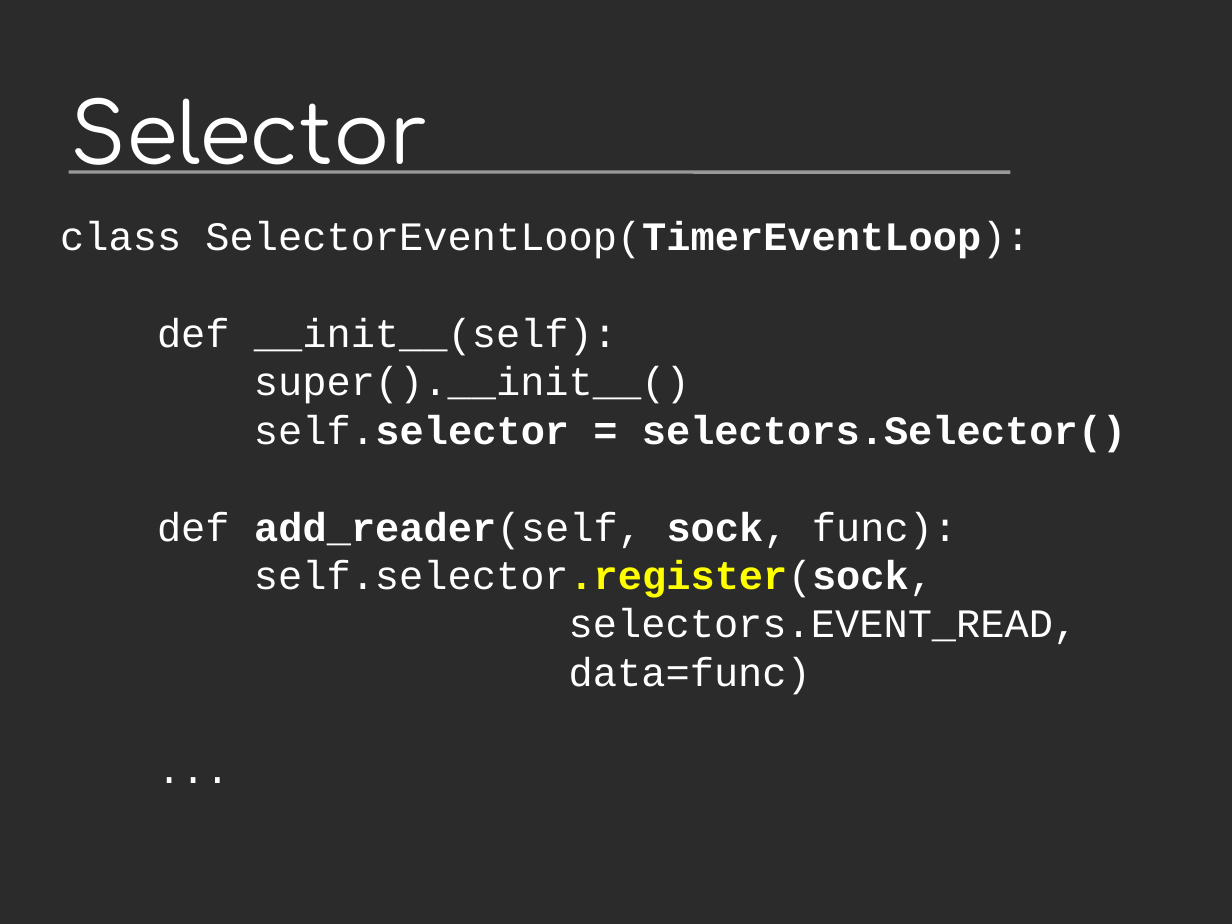
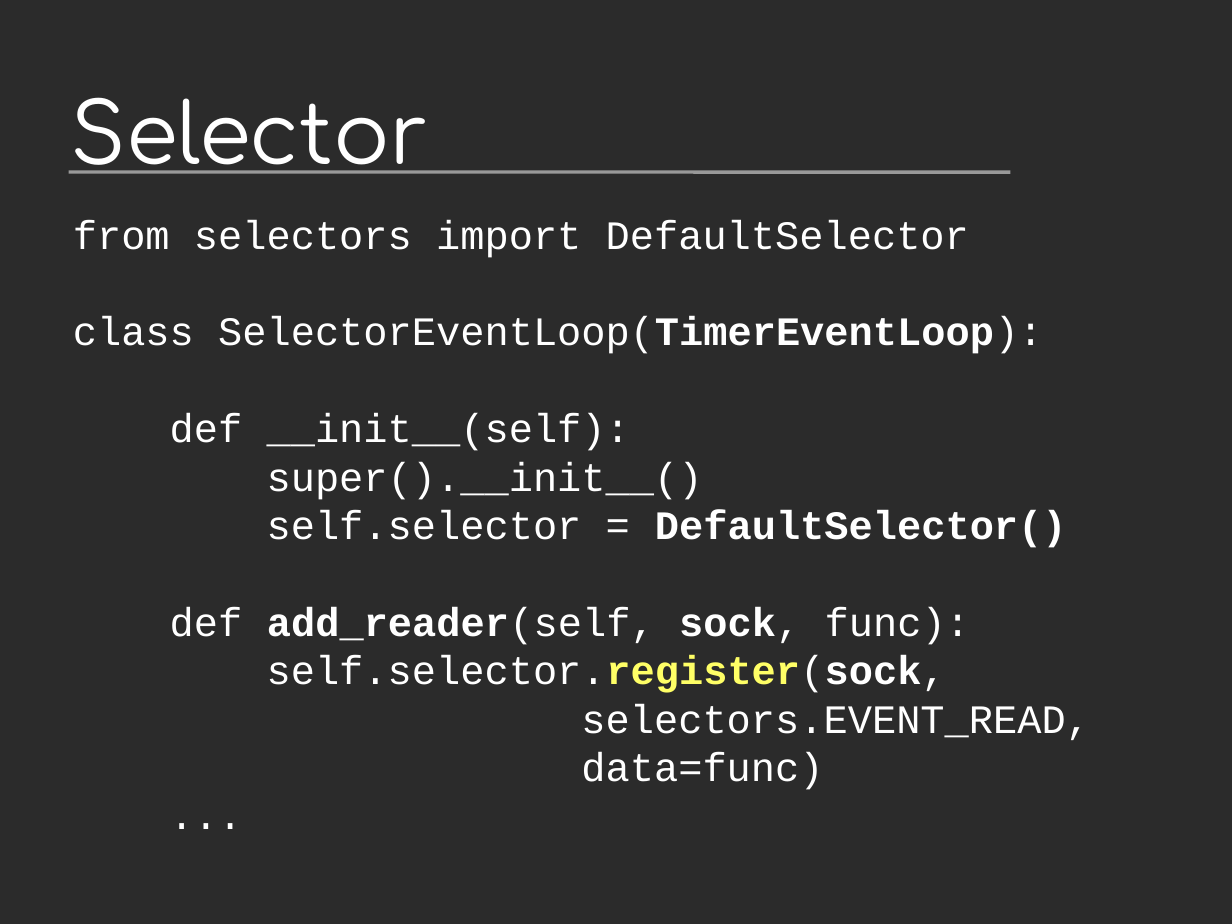
Before and after one commit to vstinner/talks, a slide deck: slide 17 of 2014-Pycon-Lyon/asyncio.odp. Drawn at 1232x924 pixels with LibreOffice and Linux fonts; fonts in the diff are those of the drawing; background and template pictures are left out; a plain dark background stands for a picture behind light text. Boxes give left, top, right and bottom in pixels: in the first picture for what was removed or moved away, otherwise in the second. Text is boxed around its words. In the diff, an @@ line names an element or a change of style, - is before the commit and + after.

```diff
--- a/2014-Pycon-Lyon/asyncio.odp
+++ b/2014-Pycon-Lyon/asyncio.odp
@@ text "from selectors import DefaultSelector": place and size @@
-text "from selectors import DefaultSelector" at (60,221,1126,695)
+text "from selectors import DefaultSelector" at (73,219,1090,790)
@@ text at (73,219,969,258): paragraph added @@
+from selectors import DefaultSelector
@@ text at (267,510,1067,548): text changed @@
-self.selector = selectors.Selector()
+self.selector = DefaultSelector()
@@ text at (267,655,946,693): text colour #FFFF00 to #FFFFFF, text colour #FFFF00 to #FFFF66, bold off in "self.selector.register(sock," @@
@@ text at (581,752,823,790): text changed @@
-data=func)
-...
+data=func)
+...
```
Also in this commit, not shown: 12 other slides changed, 1 slide added, 2 other files.
